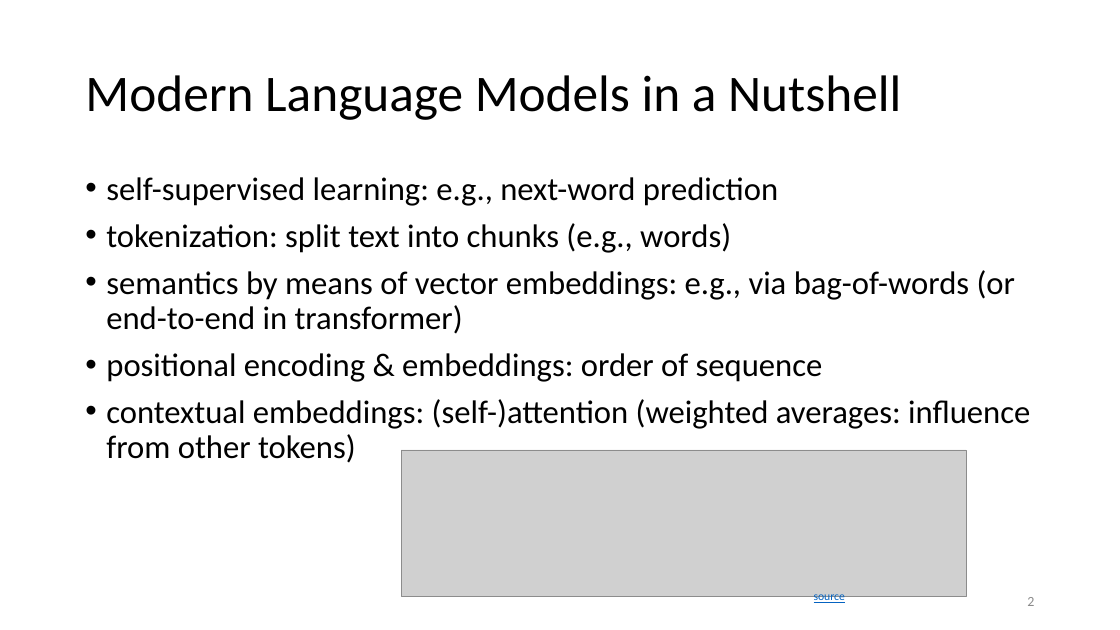
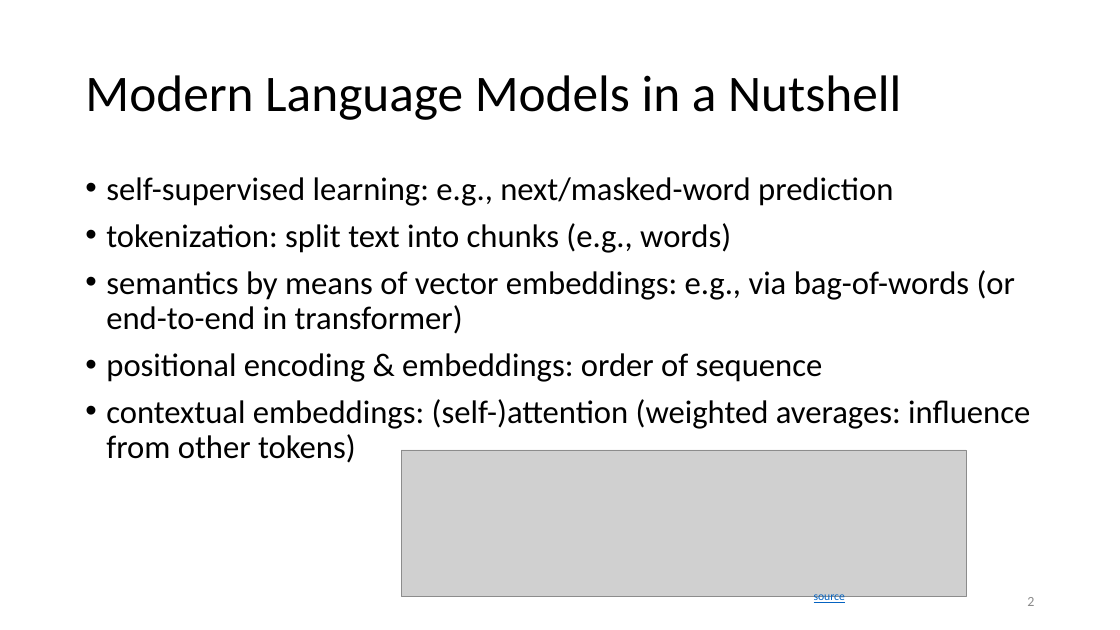
Before and after one commit to FelixWick/intelligent-systems, a slide deck: slide 2 of slides/LanguageModels_2.pptx. Drawn at 1120x630 pixels with LibreOffice and Linux fonts; fonts in the diff are those of the drawing; grey boxes stand for pictures. Boxes give left, top, right and bottom in pixels: in the first picture for what was removed or moved away, otherwise in the second. Text is boxed around its words. In the diff, an @@ line names an element or a change of style, - is before the commit and + after.

```diff
--- a/slides/LanguageModels_2.pptx
+++ b/slides/LanguageModels_2.pptx
@@ text at [106, 177, 893, 206]: text changed @@
-• self-supervised learning: e.g., next-word prediction
+• self-supervised learning: e.g., next/masked-word prediction
```
Also in this commit, not shown: 2 other slides changed, 3 other files.
